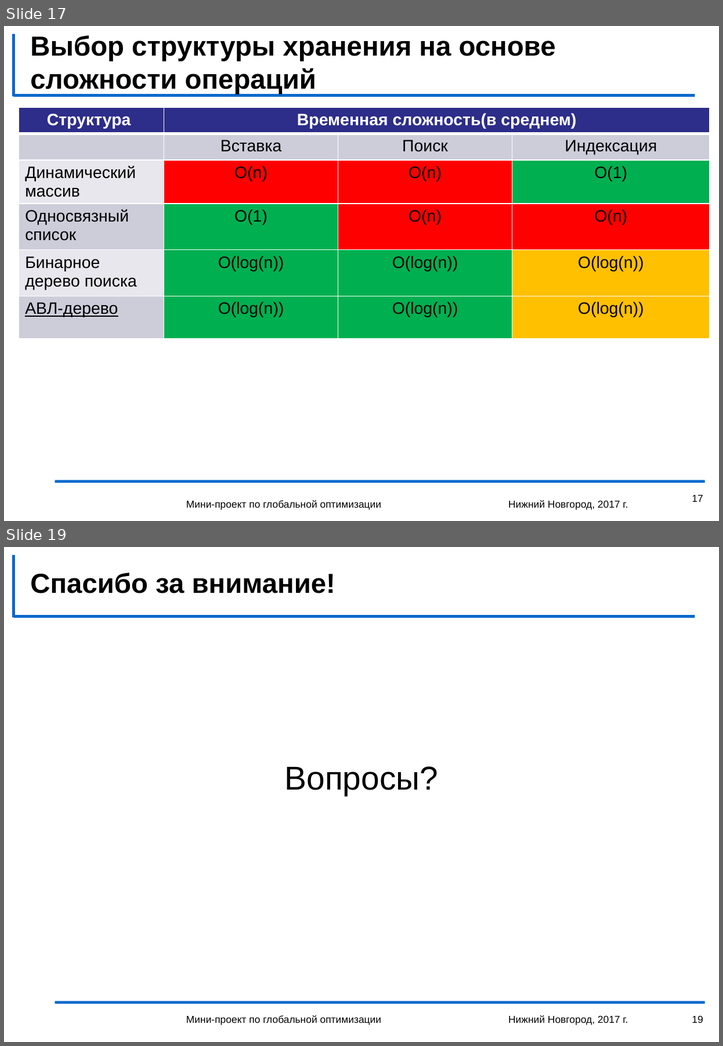
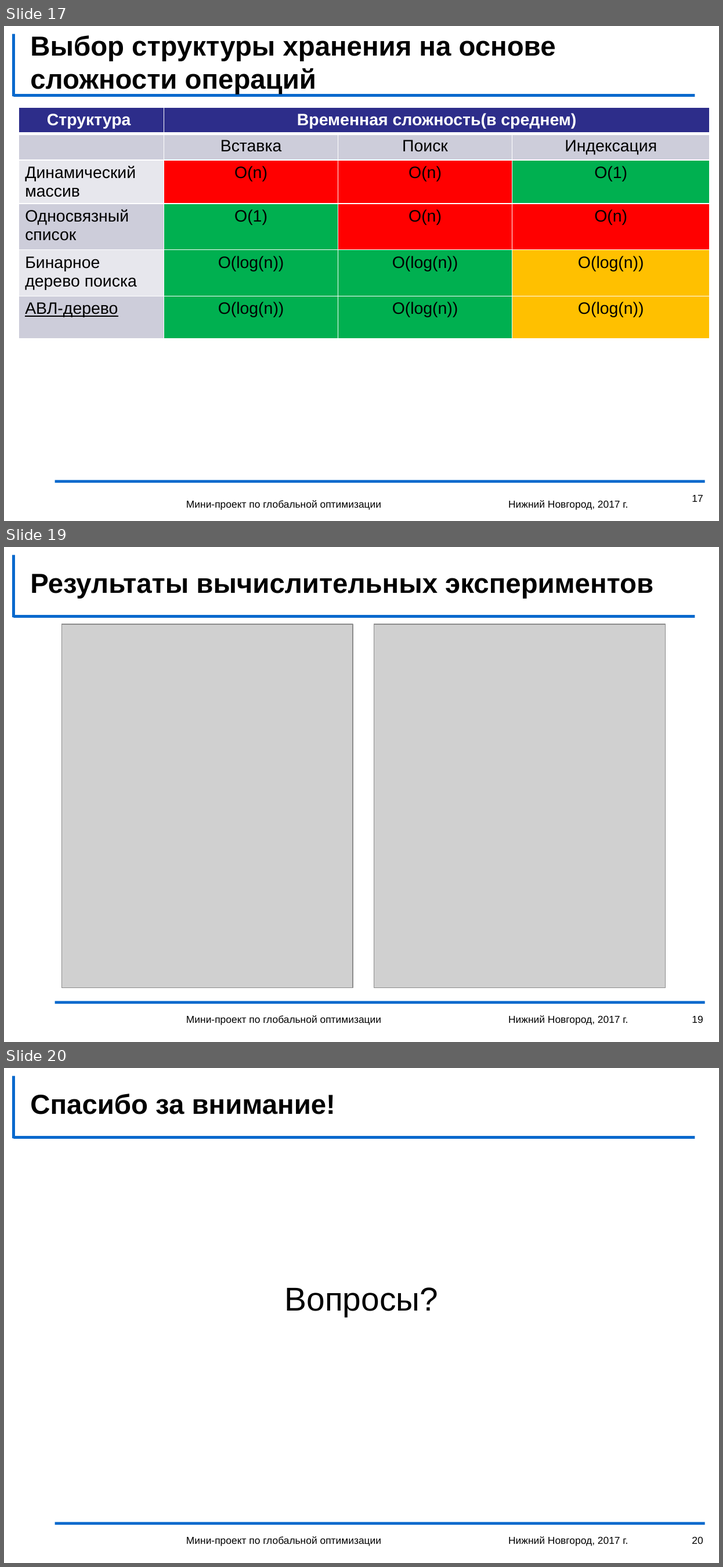
Before and after one commit to Death-Boy-Dmi/ITLabSearchForAGlobalMinimum, a slide deck: storage structure.pptx. Shown one above the other, each under a label of ours: slides 17 and 19 before the commit, slides 17, 19 and 20 after it; the slides between them are not shown. The pictures are 723x1046 and 723x1567 pixels, drawn with LibreOffice and Linux fonts; fonts in the diff are those of the drawing; grey boxes stand for pictures; background and template pictures are left out. Boxes give left, top, right and bottom in pixels: in the first picture for what was removed or moved away, otherwise in the second. Text is boxed around its words. In the diff, an @@ line names an element or a change of style, - is before the commit and + after.

```diff
--- a/storage structure.pptx
+++ b/storage structure.pptx
@@ slide 19 added at <box>4,547,719,1042</box>, background #FFFFFF; not listed: 3 template elements that a slide beside it also shows @@
@@ title added at <box>30,574,653,599</box>, 30 pt, text #000000, bold @@
+Результаты вычислительных экспериментов
@@ picture added at <box>61,624,353,988</box> @@
@@ picture added at <box>374,624,665,988</box> @@
@@ text added at <box>186,1015,381,1024</box>, 11 pt, text #000000 @@
+Мини-проект по глобальной оптимизации
@@ text added at <box>508,1015,628,1024</box>, 11 pt, text #000000 @@
+Нижний Новгород, 2017 г.
@@ page number added at <box>691,1016,702,1023</box>, 11 pt, text #000000 @@
+19
@@ what was slide 19 is now slide 20 @@
@@ page number at <box>691,1537,702,1544</box>: text changed @@
-19
+20
```
Also in this commit, not shown: 1 slide changed.
